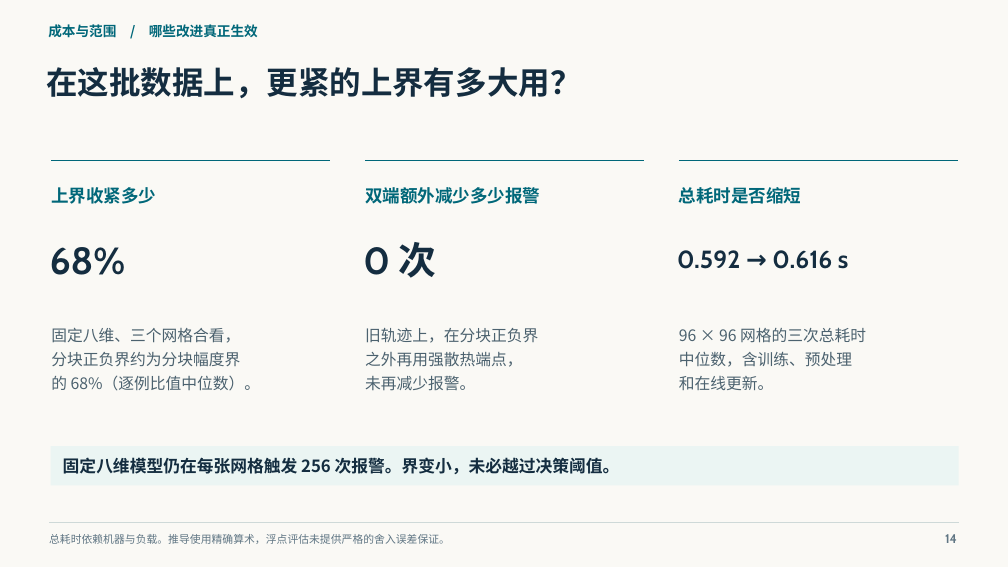
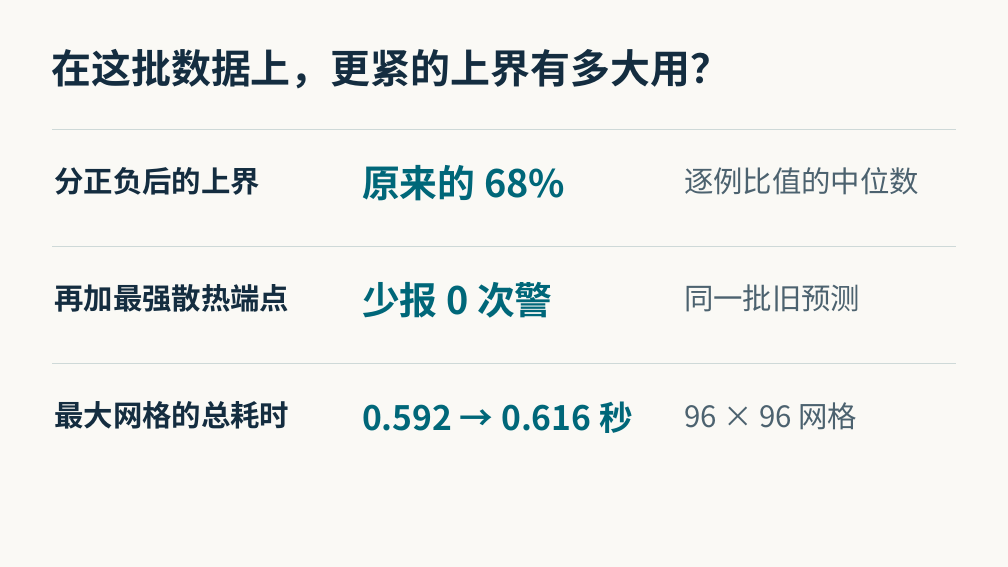
Before and after one commit to orgyuanbao/MoonshineThermalLab, a slide deck: slide 14 of MoonshineThermalLab/classroom/Moonshine热仿真课堂汇报.pptx. Drawn at 1008x567 pixels with LibreOffice and Linux fonts; fonts in the diff are those of the drawing. Boxes give left, top, right and bottom in pixels: in the first picture for what was removed or moved away, otherwise in the second. Text is boxed around its words. In the diff, an @@ line names an element or a change of style, - is before the commit and + after.

```diff
--- a/MoonshineThermalLab/classroom/Moonshine热仿真课堂汇报.pptx
+++ b/MoonshineThermalLab/classroom/Moonshine热仿真课堂汇报.pptx
@@ text removed at (48, 24, 258, 37) @@
-成本与范围 / 哪些改进真正生效
@@ text "在这批数据上，更紧的上界有多大用？": place and size @@
-text "在这批数据上，更紧的上界有多大用？" at (46, 67, 581, 98)
+text "在这批数据上，更紧的上界有多大用？" at (51, 49, 730, 88)
@@ text "在这批数据上，更紧的上界有多大用？" at (51, 49, 730, 88): size 30 to 38 pt @@
@@ line added from (52, 129) to (956, 129), #CED9D8 1.1 pt @@
@@ line removed from (51, 160) to (330, 160) @@
@@ text at (54, 167, 260, 195): text changed; size 16.7 to 28 pt; text colour #006779 to #142D40 @@
-上界收紧多少
+分正负后的上界
@@ text added at (362, 165, 565, 201), 36 pt, text #006779, bold @@
+原来的 68%
@@ line removed from (365, 160) to (644, 160) @@
@@ line removed from (679, 160) to (958, 160) @@
@@ text added at (684, 167, 919, 195), 28 pt, text #4C626F @@
+逐例比值的中位数
@@ text removed at (679, 187, 802, 204) @@
-总耗时是否缩短
@@ text removed at (50, 247, 126, 275) @@
-68%
@@ line added from (52, 247) to (956, 247), #CED9D8 1.1 pt @@
@@ text removed at (363, 242, 436, 278) @@
-0 次
@@ text added at (54, 284, 289, 312), 28 pt, text #142D40, bold @@
+再加最强散热端点
@@ text at (362, 282, 553, 318): text changed; size 16.7 to 36 pt @@
-双端额外减少多少报警
+少报 0 次警
@@ text added at (684, 284, 860, 312), 28 pt, text #4C626F @@
+同一批旧预测
@@ text removed at (51, 328, 260, 391) @@
-固定八维、三个网格合看，
-分块正负界约为分块幅度界
-的 68%（逐例比值中位数）。
@@ text removed at (365, 328, 538, 391) @@
-旧轨迹上，在分块正负界
-之外再用强散热端点，
-未再减少报警。
@@ text removed at (679, 328, 866, 390) @@
-96 × 96 网格的三次总耗时
-中位数，含训练、预处理
-和在线更新。
@@ line added from (52, 364) to (956, 364), #CED9D8 1.1 pt @@
@@ text added at (54, 401, 289, 429), 28 pt, text #142D40, bold @@
+最大网格的总耗时
@@ text at (362, 401, 633, 433): text changed; size 23.6 to 32 pt; font Cabin to Noto Sans CJK SC; text colour #142D40 to #006779 @@
-0.592 → 0.616 s
+0.592 → 0.616 秒
@@ text added at (684, 402, 857, 430), 28 pt, text #4C626F @@
+96 × 96 网格
@@ rectangle removed at (51, 446, 959, 485) @@
@@ text removed at (63, 457, 620, 474) @@
-固定八维模型仍在每张网格触发 256 次报警。界变小，未必越过决策阈值。
@@ line removed from (49, 523) to (959, 523) @@
@@ text removed at (49, 534, 450, 544) @@
-总耗时依赖机器与负载。推导使用精确算术，浮点评估未提供严格的舍入误差保证。
@@ text removed at (945, 534, 957, 543) @@
-14
```
Also in this commit, not shown: 17 other slides changed.
